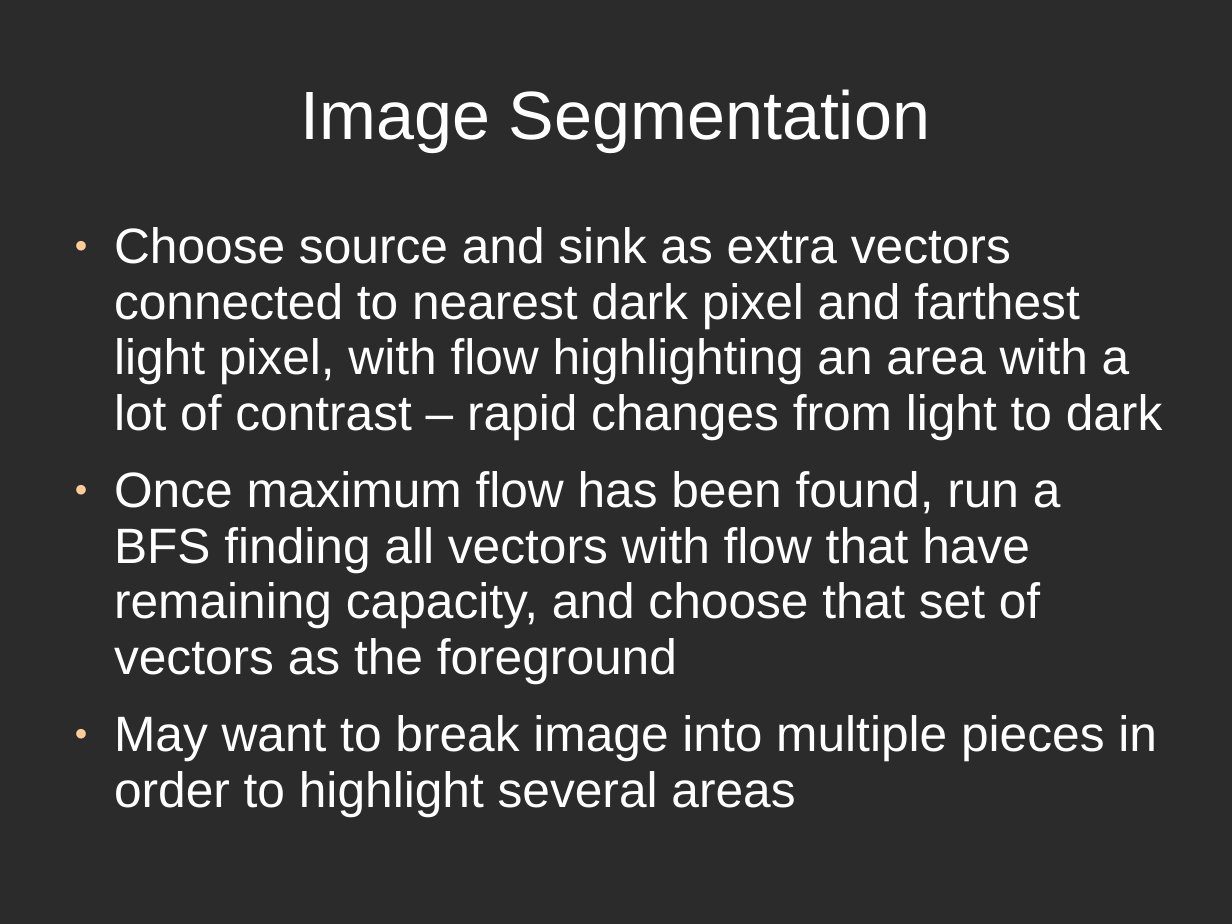
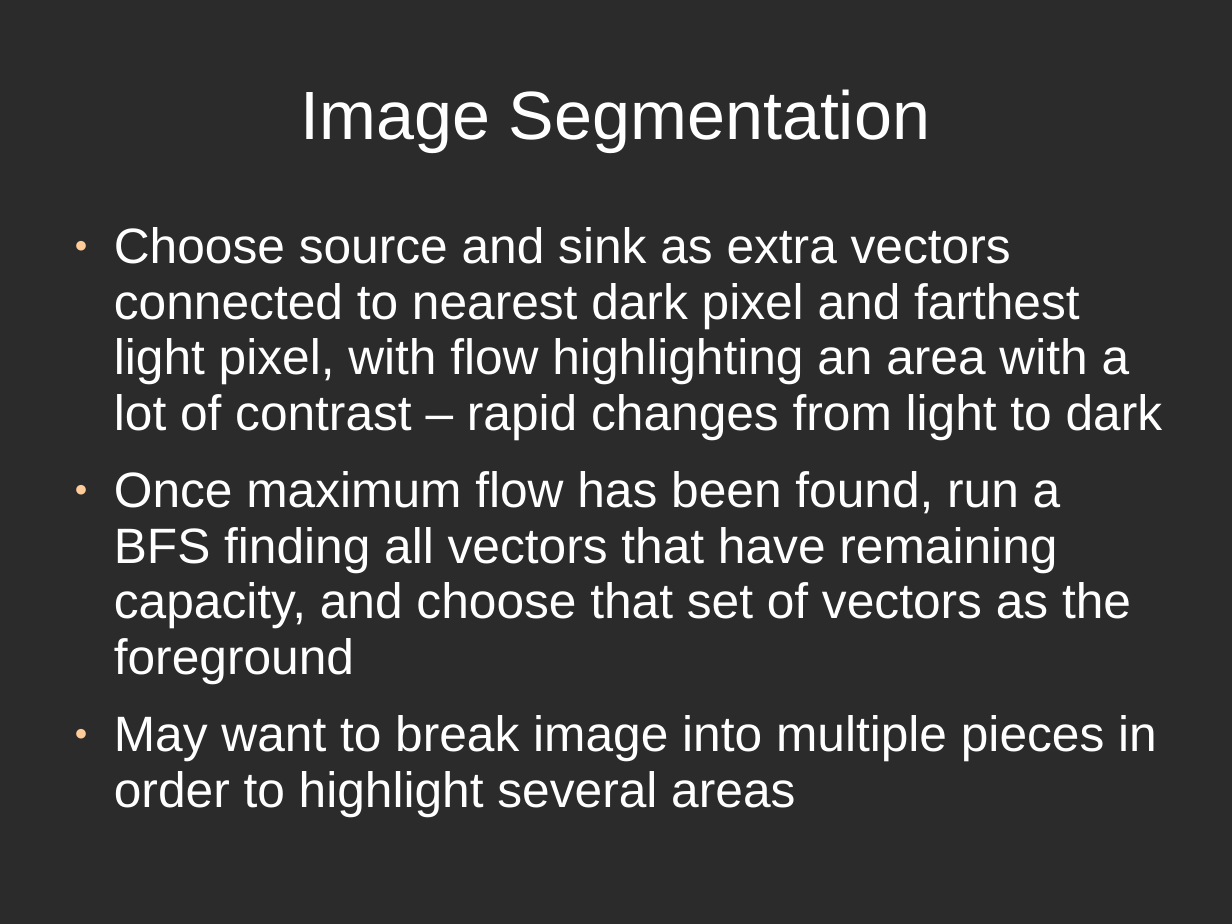
Before and after one commit to stollcri/UA-3460-635-P1, a slide deck: slide 7 of Presentation.ppt. Drawn at 1232x924 pixels with LibreOffice and Linux fonts; fonts in the diff are those of the drawing; background and template pictures are left out; a plain dark background stands for a picture behind light text. Boxes give left, top, right and bottom in pixels: in the first picture for what was removed or moved away, otherwise in the second. Text is boxed around its words. In the diff, an @@ line names an element or a change of style, - is before the commit and + after.

Commit message:
updated presentation to use new output image

```diff
--- a/Presentation.ppt
+++ b/Presentation.ppt
@@ text at (114, 471, 1131, 683): text changed @@
-● Once maximum flow has been found, run a BFS finding all vectors with flow that have remaining capacity, and choose that set of vectors as the foreground
+● Once maximum flow has been found, run a BFS finding all vectors that have remaining capacity, and choose that set of vectors as the foreground
```
Also in this commit, not shown: 3 other slides changed, 1 other file.
